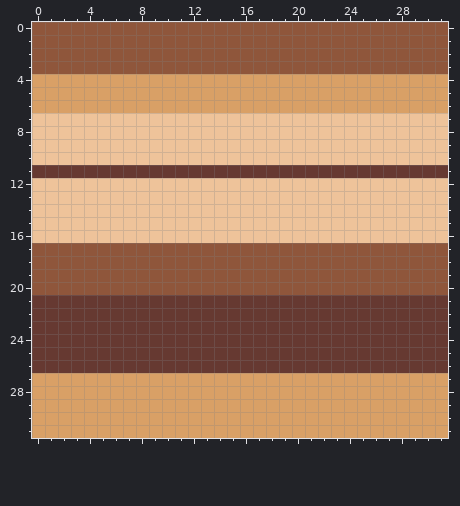
Two versions of one pixel-art file, res/cliff.aseprite. Above is the file before it was changed.
32x32 pixels, 1 frame.
After the commit:
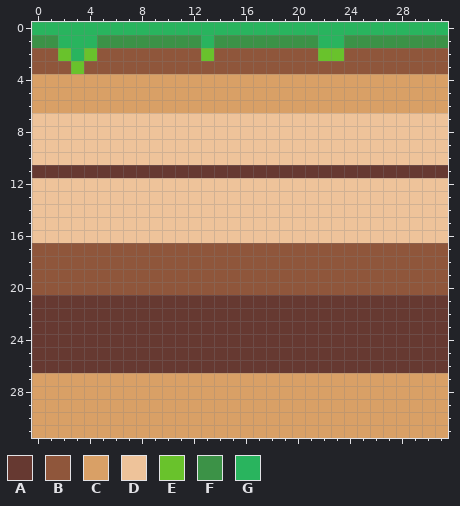
Palette (. is transparent): A #663931  B #8f563b  C #d9a066  D #eec39a  E #69c22c  F #3c9247  G #29b45e
Difference:
Layer "Layer 1":
The edit turns colour B into colour E in row 2 at x 2, 4, 13 and 22 to 23; in row 3 at x 3.
The edit turns colour B into colour F in row 1 at x 0 to 1, 5 to 12, 14 to 21 and 24 to 31.
The edit turns colour B into colour G in row 0 at x 0 to 31; in row 1 at x 2 to 4, 13 and 22 to 23; in row 2 at x 3.
Changed places in both pictures, as pixel boxes (x1, y1, x2, y2):
changed: (32, 22, 448, 74)
